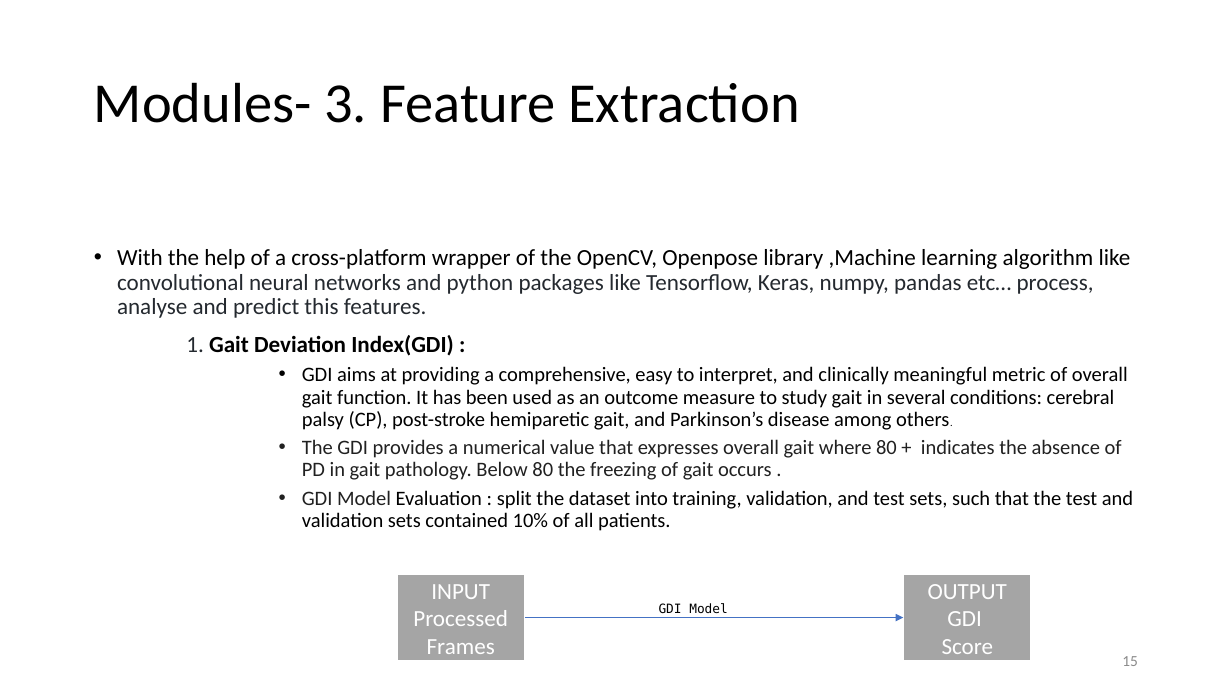
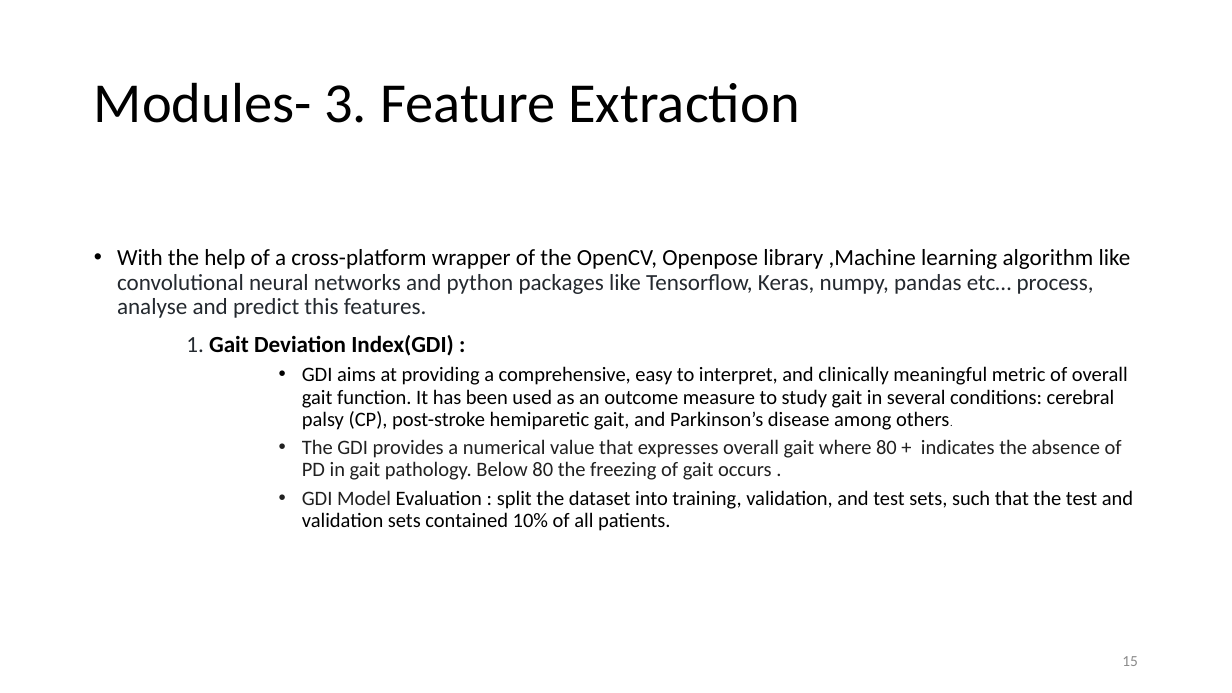
Before and after one commit to aaditya-co/parkinsons_GAIT_Analysis, a slide deck: slide 15 of 2020179001.pptx. Drawn at 1232x693 pixels with LibreOffice and Linux fonts; fonts in the diff are those of the drawing. Boxes give left, top, right and bottom in pixels: in the first picture for what was removed or moved away, otherwise in the second. Text is boxed around its words. In the diff, an @@ line names an element or a change of style, - is before the commit and + after.

```diff
--- a/2020179001.pptx
+++ b/2020179001.pptx
@@ rectangle removed at (396, 575, 525, 661) @@
-INPUT
-Processed Frames
@@ rectangle removed at (904, 575, 1032, 661) @@
-OUTPUT
-GDI
-Score
@@ arrow removed from (525, 617) to (904, 617) @@
@@ text removed at (659, 603, 728, 613) @@
-GDI Model
```
Also in this commit, not shown: 3 other slides changed, 4 slides added, 2 slides removed.
